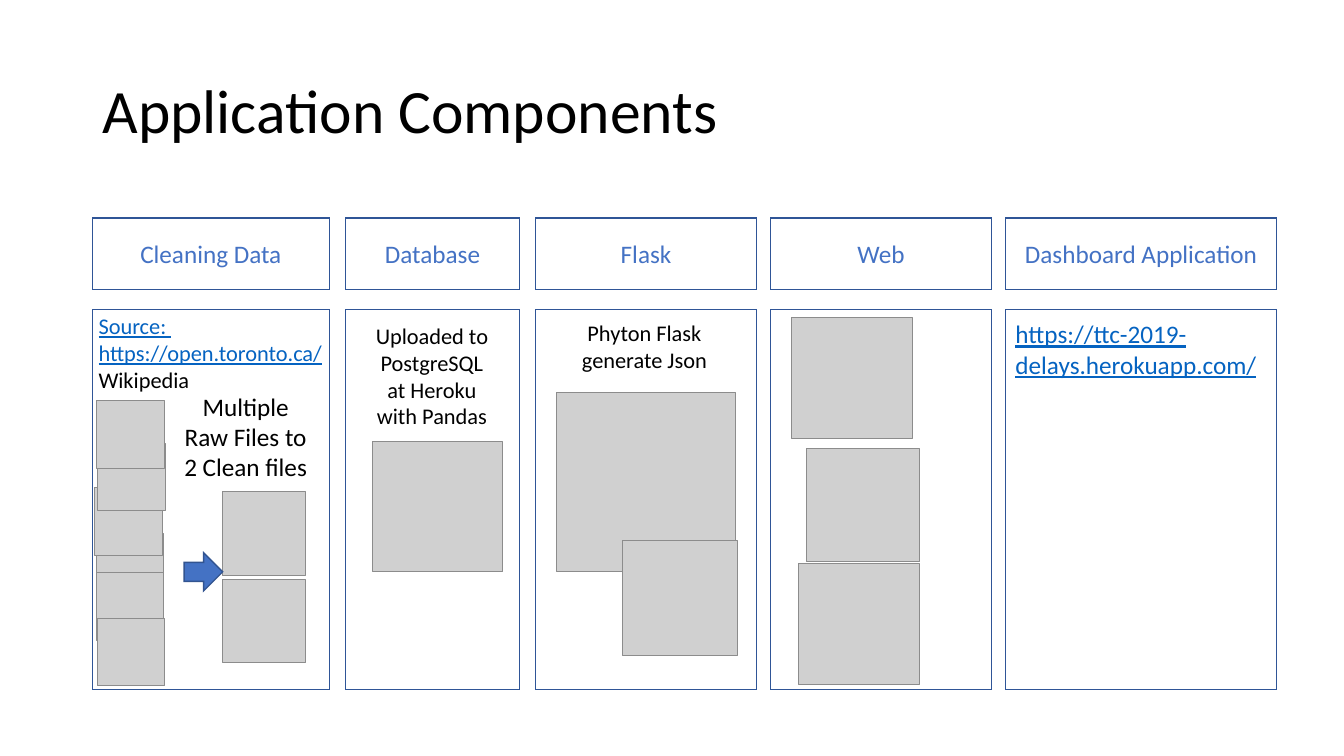
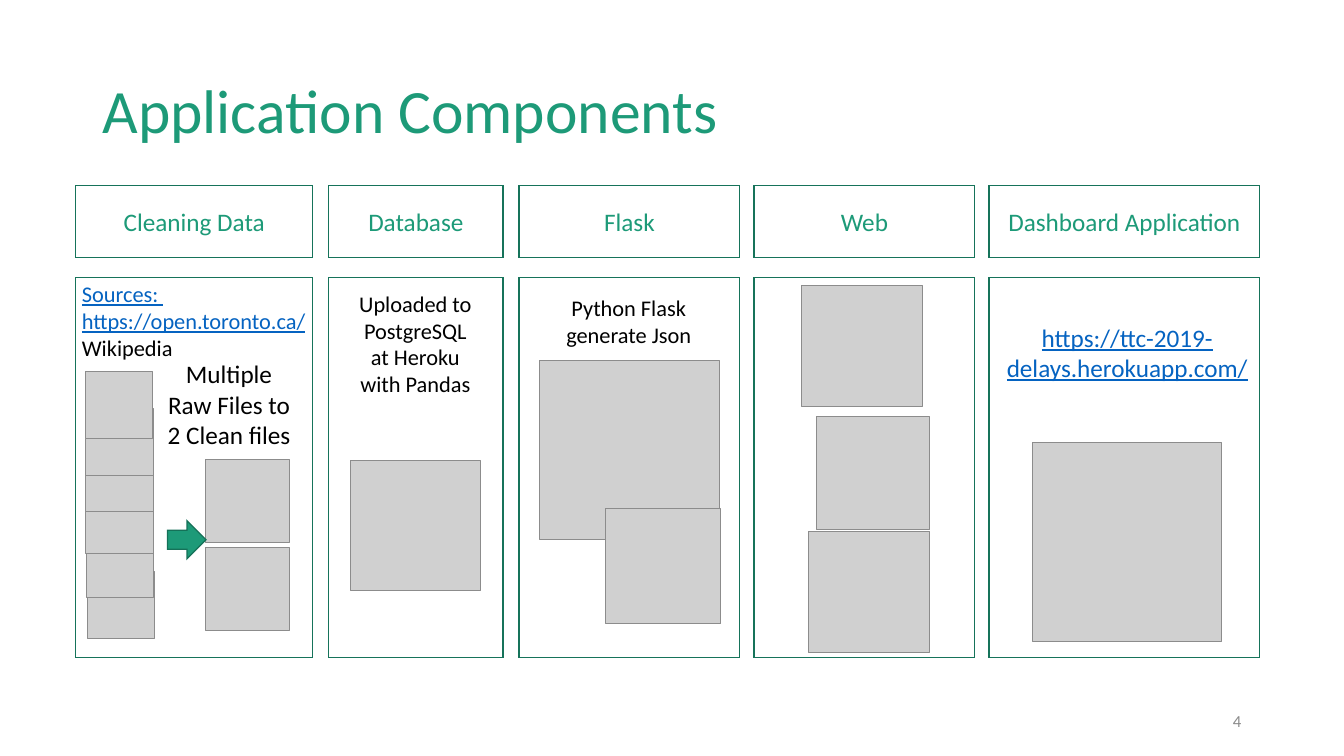
Before and after one commit to nfiskandar/TTC_Subway_Delay_Dashboard, a slide deck: slide 4 of Presentation - Draft.pptx (slide 2 before the commit). Drawn at 1344x756 pixels with LibreOffice and Linux fonts; fonts in the diff are those of the drawing; grey boxes stand for pictures. Boxes give left, top, right and bottom in pixels: in the first picture for what was removed or moved away, otherwise in the second. Text is boxed around its words. In the diff, an @@ line names an element or a change of style, - is before the commit and + after.

Commit message:
update presentation

```diff
--- a/Presentation - Draft.pptx
+++ b/Presentation - Draft.pptx
@@ title "Application Components" at (102, 90, 717, 143): text colour #000000 to #1D9A78 @@
@@ 5 rectangles, 3 pictures, 2 texts: place and size @@
-5 rectangles, 3 pictures, 2 texts at (93, 218, 1277, 656)
+5 rectangles, 3 pictures, 2 texts at (76, 186, 1260, 624)
@@ text colour #4472C4 to #1D9A78; outline #2F5597 1 pt to #16745A 1 pt in 5 elements at (519, 186, 740, 257), (76, 186, 313, 257), (329, 186, 503, 257), (754, 186, 975, 257), (989, 186, 1260, 257) @@
@@ text at (82, 287, 158, 306): text changed @@
-Source:
+Sources:
@@ 5 rectangles, 1 picture, 1 text: place and size @@
-5 rectangles, 1 picture, 1 text at (93, 310, 1277, 690)
+5 rectangles, 1 picture, 1 text at (76, 277, 1260, 657)
@@ outline #2F5597 1 pt to #16745A 1 pt in 5 elements at (519, 277, 740, 657), (329, 277, 503, 657), (989, 277, 1260, 657), (76, 277, 313, 657), (754, 277, 975, 657) @@
@@ picture: place and size @@
-picture at (791, 318, 912, 439)
+picture at (802, 285, 923, 406)
@@ text at (566, 300, 691, 347): text changed @@
-Phyton Flask generate Json
+Python Flask generate Json
@@ text "https://ttc-2019-delays.herokuapp.com/": place and size @@
-text "https://ttc-2019-delays.herokuapp.com/" at (1015, 325, 1256, 378)
+text "https://ttc-2019-delays.herokuapp.com/" at (1007, 329, 1248, 381)
@@ text "https://ttc-2019-delays.herokuapp.com/" at (1007, 329, 1248, 381): alignment left to centre @@
@@ picture: place and size @@
-picture at (98, 619, 165, 687)
+picture at (86, 371, 153, 439)
@@ picture: place and size @@
-picture at (96, 573, 163, 640)
+picture at (86, 408, 153, 476)
@@ picture: place and size @@
-picture at (807, 449, 920, 562)
+picture at (817, 417, 930, 530)
@@ picture: place and size @@
-picture at (97, 401, 164, 469)
+picture at (86, 445, 153, 512)
@@ picture added at (1033, 443, 1223, 641) @@
@@ picture: place and size @@
-picture at (373, 442, 503, 572)
+picture at (351, 461, 481, 591)
@@ picture: place and size @@
-picture at (98, 444, 165, 511)
+picture at (86, 487, 153, 555)
@@ picture: place and size @@
-picture at (95, 488, 162, 556)
+picture at (86, 530, 153, 598)
@@ right arrow: place and size @@
-right arrow at (185, 554, 223, 592)
+right arrow at (167, 521, 206, 560)
@@ right arrow at (167, 521, 206, 560): fill #4472C4 to #1D9A78; outline #325491 1 pt to #157259 1 pt @@
@@ picture: place and size @@
-picture at (799, 564, 920, 685)
+picture at (809, 531, 930, 652)
@@ picture: place and size @@
-picture at (96, 533, 163, 601)
+picture at (88, 572, 155, 639)
@@ page number added at (1233, 716, 1241, 727), 12 pt, text #8C8C8C @@
+4
```
Also in this commit, not shown: 1 other slide changed, 2 slides added.
